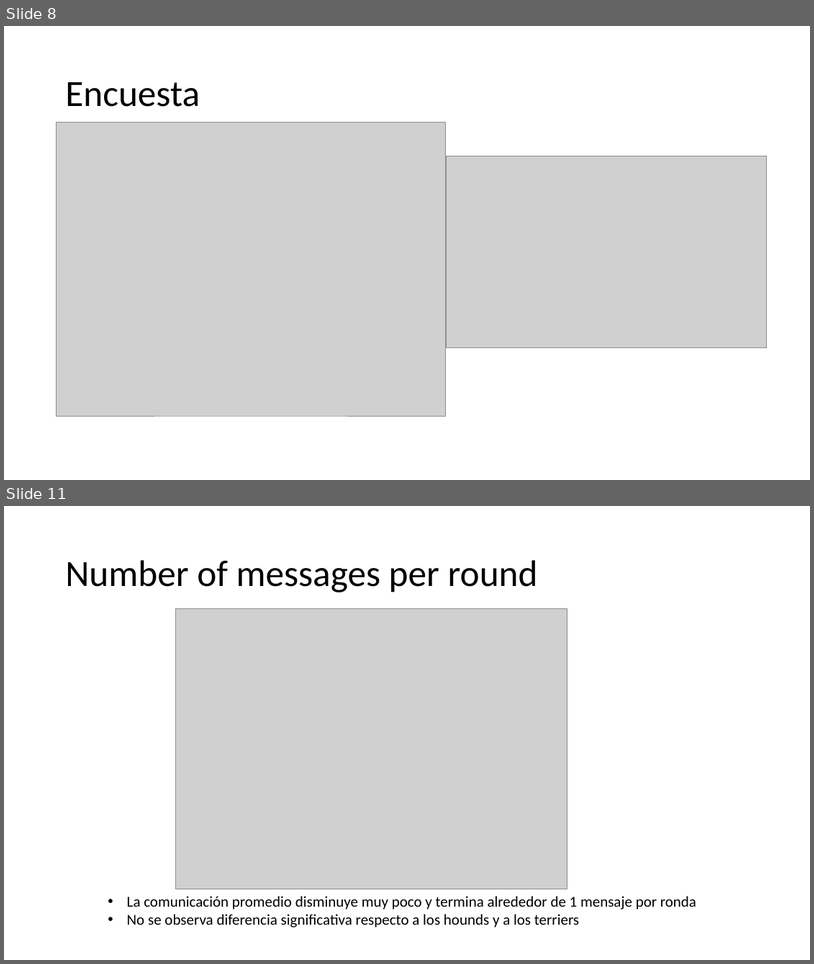
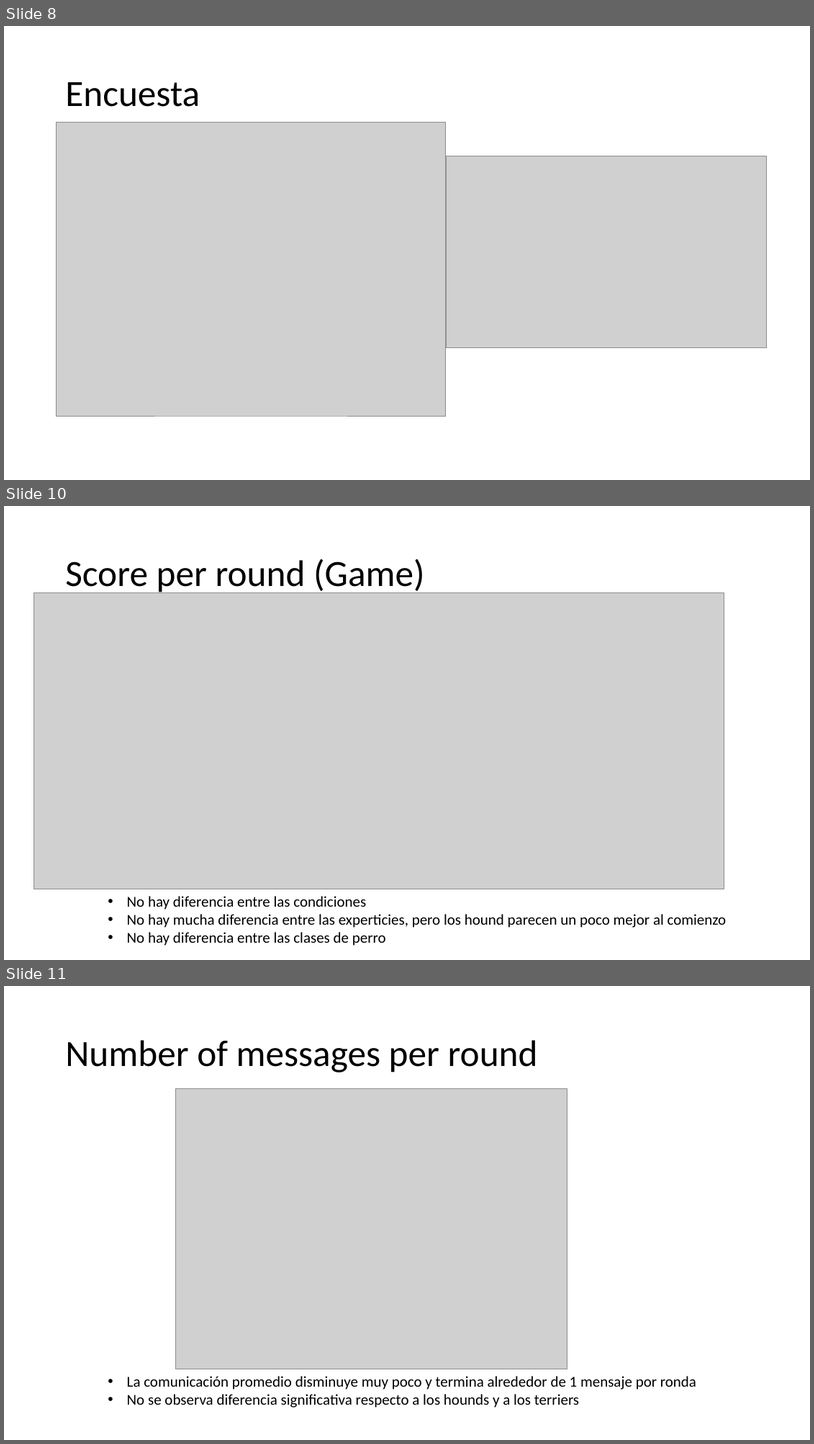
Before and after one commit to Slendercoder/DatosDLL, a slide deck: 12-16-18-23-27-sept-2019/Analysis/Colaboración, uso del lenguaje y comprensión.pptx. Shown one above the other, each under a label of ours: slides 8 and 11 before the commit, slides 8, 10 and 11 after it; the slides between them are not shown. The pictures are 814x964 and 814x1444 pixels, drawn with LibreOffice and Linux fonts; fonts in the diff are those of the drawing; grey boxes stand for pictures. Boxes give left, top, right and bottom in pixels: in the first picture for what was removed or moved away, otherwise in the second. Text is boxed around its words. In the diff, an @@ line names an element or a change of style, - is before the commit and + after.

```diff
--- a/12-16-18-23-27-sept-2019/Analysis/Colaboración, uso del lenguaje y comprensión.pptx
+++ b/12-16-18-23-27-sept-2019/Analysis/Colaboración, uso del lenguaje y comprensión.pptx
@@ slide 10 added at bbox=[4, 506, 810, 960], background #FFFFFF @@
@@ title added at bbox=[65, 559, 424, 595], 44 pt, text #000000 @@
+Score per round (Game)
@@ picture added at bbox=[34, 593, 725, 889] @@
@@ text added at bbox=[127, 896, 727, 945], 18 pt, text #000000 @@
+• No hay diferencia entre las condiciones
+• No hay mucha diferencia entre las experticies, pero los hound parecen un poco mejor al comienzo
+• No hay diferencia entre las clases de perro
```
Also in this commit, not shown: 1 other slide added, 2 slides removed, 13 other files.
